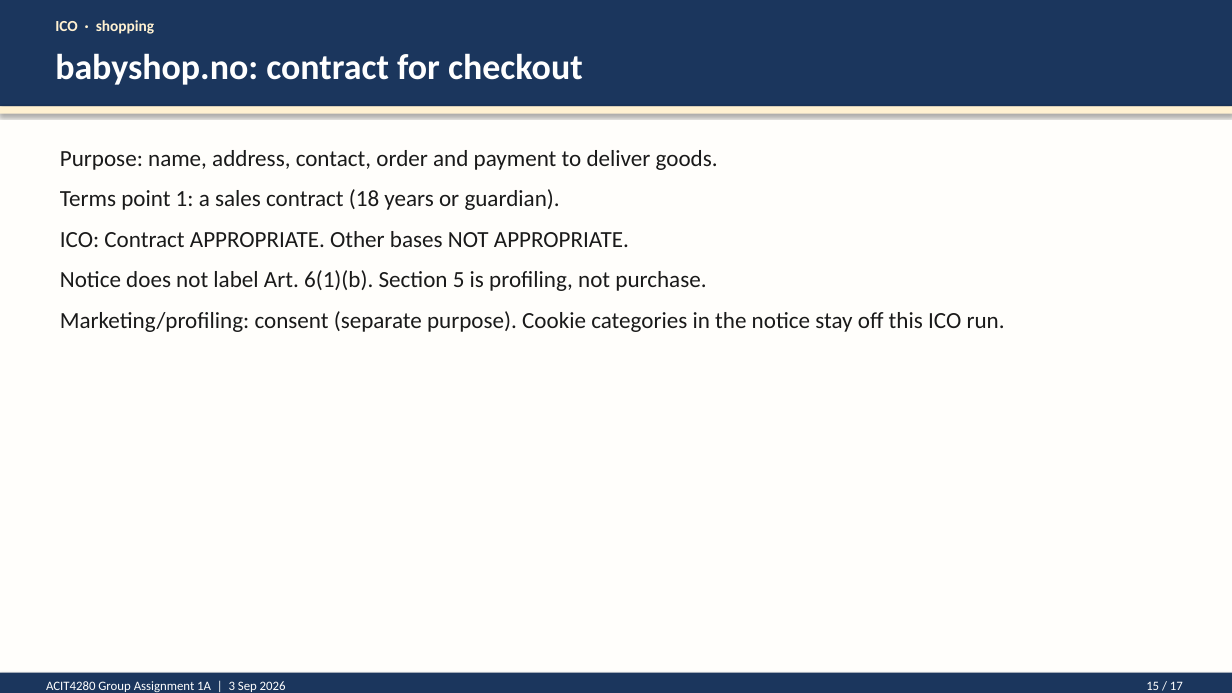
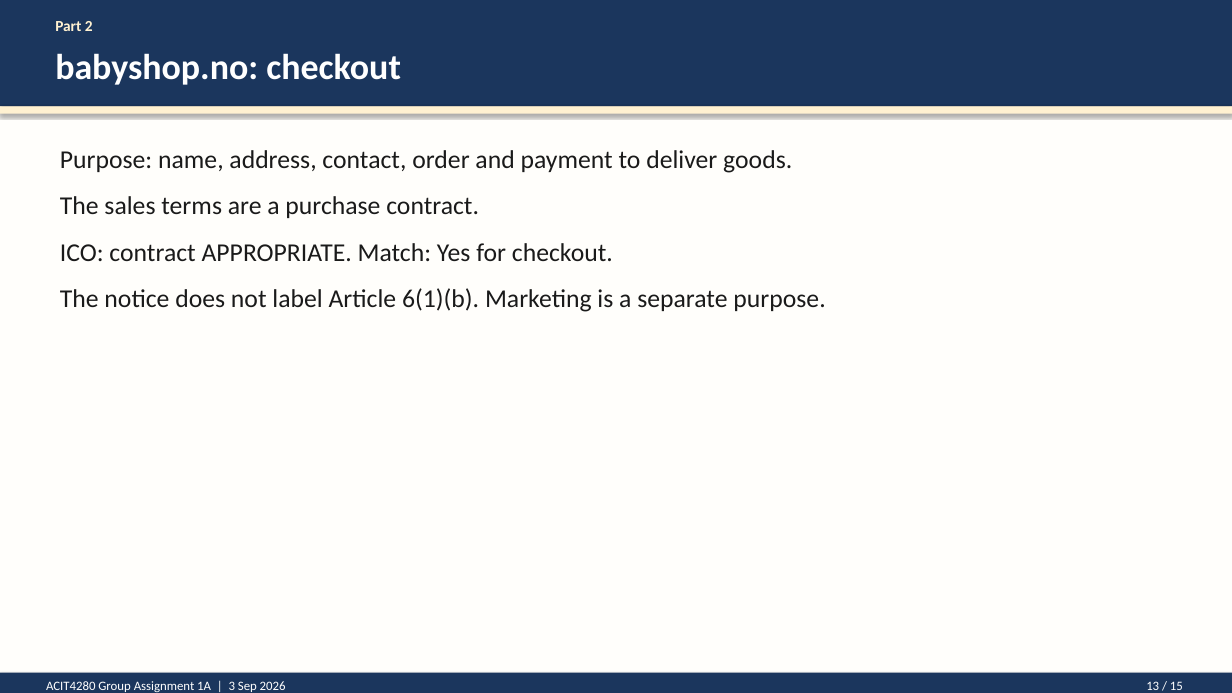
Before and after one commit to kasa031/Bacheloroppgave, a slide deck: slide 13 of ACIT4280_1A_presentation.pptx (slide 15 before the commit). Drawn at 1232x693 pixels with LibreOffice and Linux fonts; fonts in the diff are those of the drawing. Boxes give left, top, right and bottom in pixels: in the first picture for what was removed or moved away, otherwise in the second. Text is boxed around its words. In the diff, an @@ line names an element or a change of style, - is before the commit and + after.

```diff
--- a/ACIT4280_1A_presentation.pptx
+++ b/ACIT4280_1A_presentation.pptx
@@ text at bbox=[55, 21, 93, 31]: text changed @@
-ICO · shopping
+Part 2
@@ text at bbox=[55, 53, 401, 85]: text changed @@
-babyshop.no: contract for checkout
+babyshop.no: checkout
@@ text at bbox=[60, 150, 792, 173]: size 18 to 20 pt in "Purpose: name, address, contact, order and payment ..."; more space between paragraphs @@
@@ text at bbox=[60, 196, 825, 312]: text changed; size 18 to 20 pt @@
-Terms point 1: a sales contract (18 years or guardian).
-ICO: Contract APPROPRIATE. Other bases NOT APPROPRIATE.
-Notice does not label Art. 6(1)(b). Section 5 is profiling, not purchase.
-Marketing/profiling: consent (separate purpose). Cookie categories in the notice stay off this ICO run.
+The sales terms are a purchase contract.
+ICO: contract APPROPRIATE. Match: Yes for checkout.
+The notice does not label Article 6(1)(b). Marketing is a separate purpose.
@@ text at bbox=[1146, 681, 1183, 690]: text changed @@
-15 / 17
+13 / 15
```
Also in this commit, not shown: 13 other slides changed, 2 slides removed, 4 other files.
